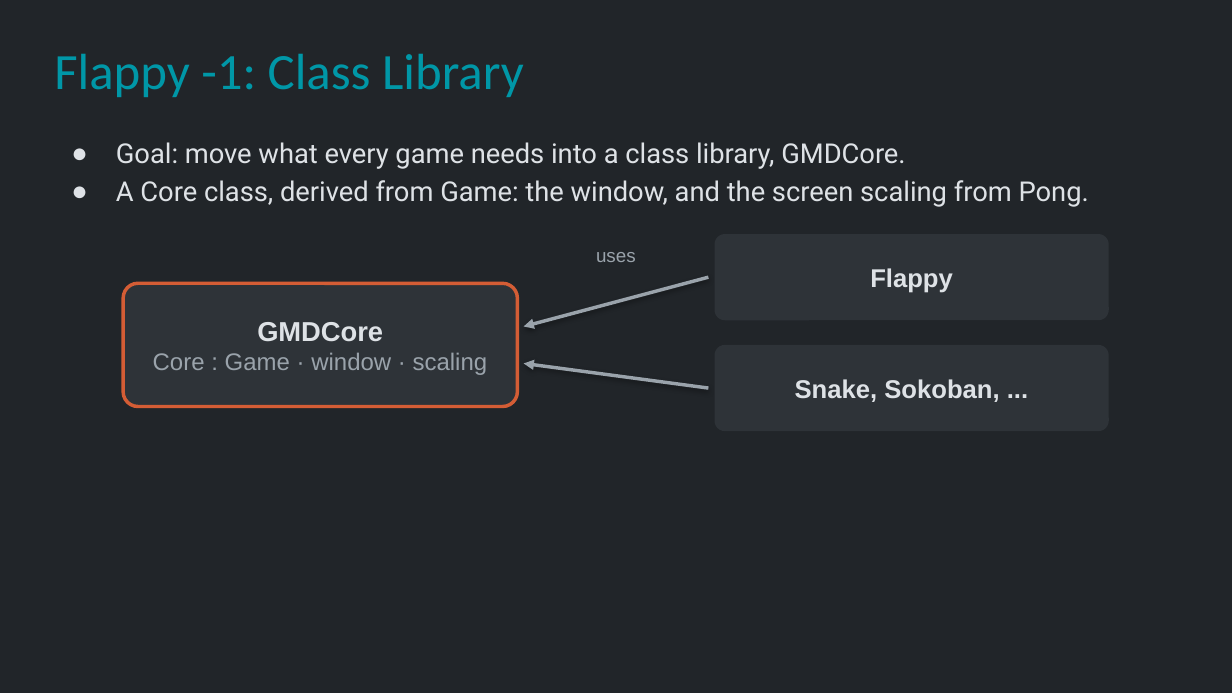
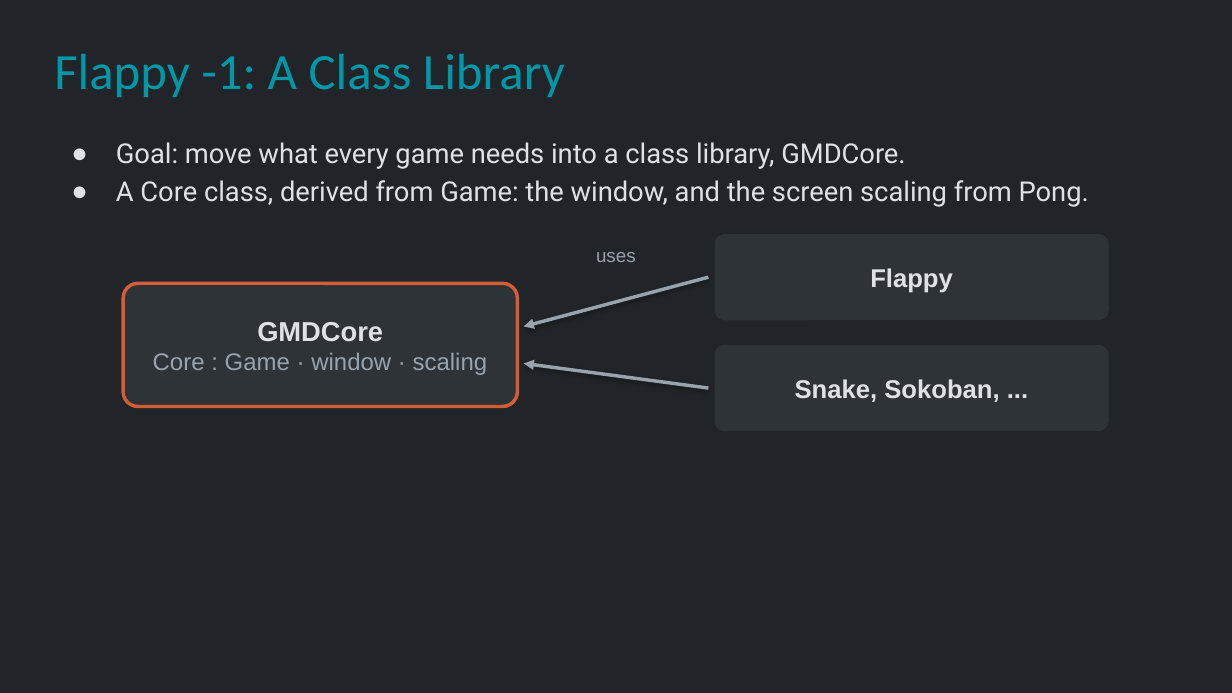
Before and after one commit to Metamate/gar, a slide deck: slide 11 of slides/02 Flappy Bird.pptx. Drawn at 1232x693 pixels with LibreOffice and Linux fonts; fonts in the diff are those of the drawing. Boxes give left, top, right and bottom in pixels: in the first picture for what was removed or moved away, otherwise in the second. Text is boxed around its words. In the diff, an @@ line names an element or a change of style, - is before the commit and + after.

```diff
--- a/slides/02 Flappy Bird.pptx
+++ b/slides/02 Flappy Bird.pptx
@@ title at bbox=[54, 54, 565, 97]: text changed @@
-Flappy -1: Class Library
+Flappy -1: A Class Library
```
Also in this commit, not shown: 12 other slides changed, 1 other file.
